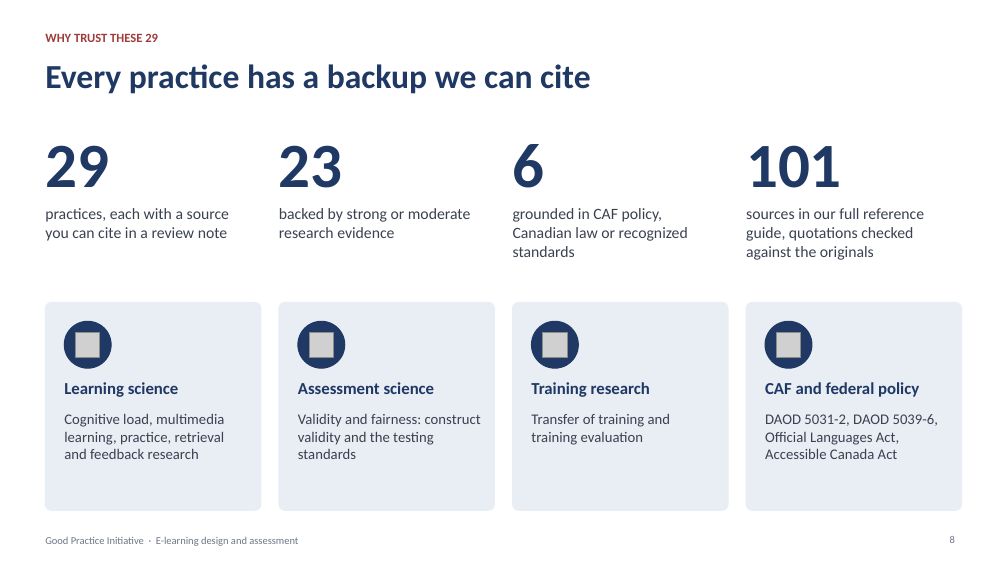
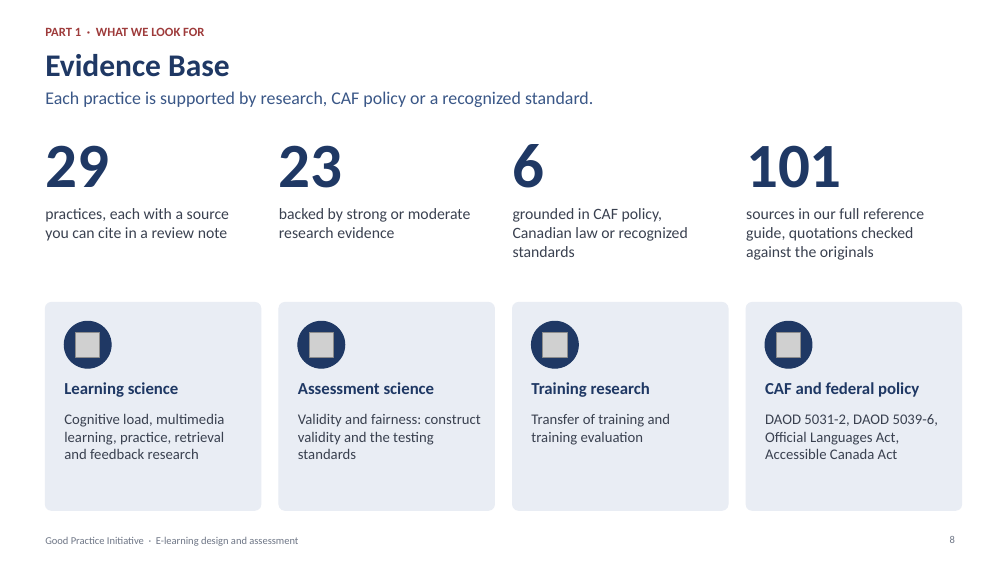
Before and after one commit to hpf118/Tina, a slide deck: slide 8 of good-practice-deck/Good-Practice-Initiative-Team-Briefing.pptx. Drawn at 1008x567 pixels with LibreOffice and Linux fonts; fonts in the diff are those of the drawing; grey boxes stand for pictures. Boxes give left, top, right and bottom in pixels: in the first picture for what was removed or moved away, otherwise in the second. Text is boxed around its words. In the diff, an @@ line names an element or a change of style, - is before the commit and + after.

```diff
--- a/good-practice-deck/Good-Practice-Initiative-Team-Briefing.pptx
+++ b/good-practice-deck/Good-Practice-Initiative-Team-Briefing.pptx
@@ text added at (x1=45, y1=27, x2=204, y2=36), 12 pt, text #9E3B3B, bold @@
+PART 1 · WHAT WE LOOK FOR
@@ text removed at (x1=45, y1=33, x2=158, y2=42) @@
-WHY TRUST THESE 29
@@ title added at (x1=45, y1=54, x2=230, y2=77), 30 pt, text #1F3864, bold @@
+Evidence Base
@@ title removed at (x1=45, y1=64, x2=590, y2=94) @@
-Every practice has a backup we can cite
@@ text added at (x1=45, y1=91, x2=593, y2=107), 17 pt, text #3A5787 @@
+Each practice is supported by research, CAF policy or a recognized standard.
```
Also in this commit, not shown: 26 other slides changed, 2 other files.
